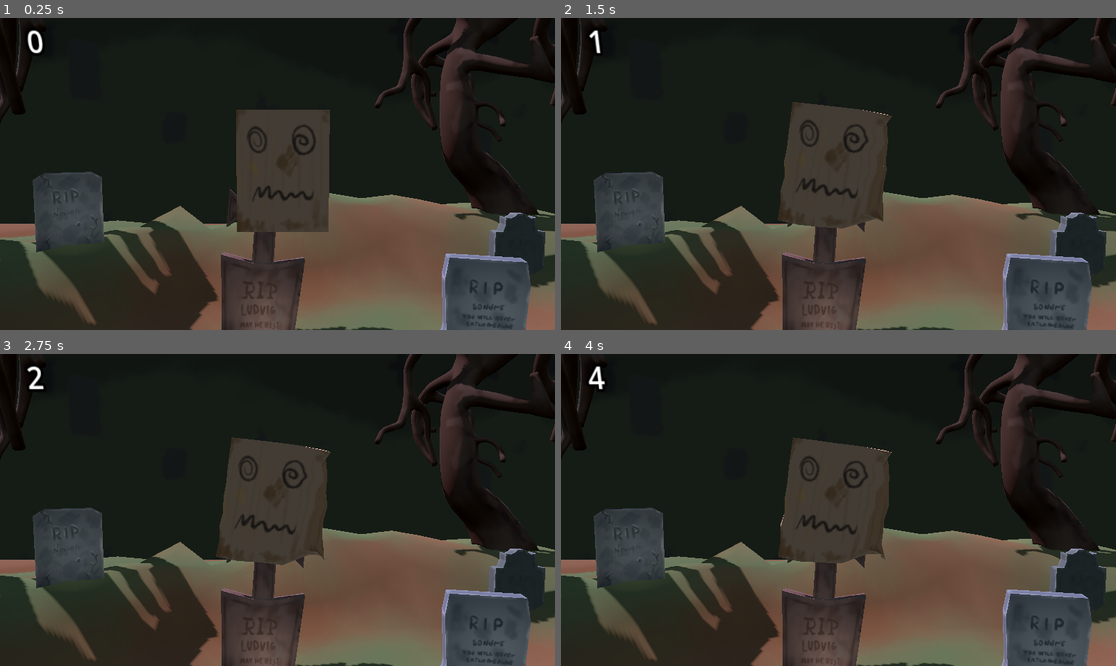
Above: before the commit, frames 1-4 (two rows, left to right).
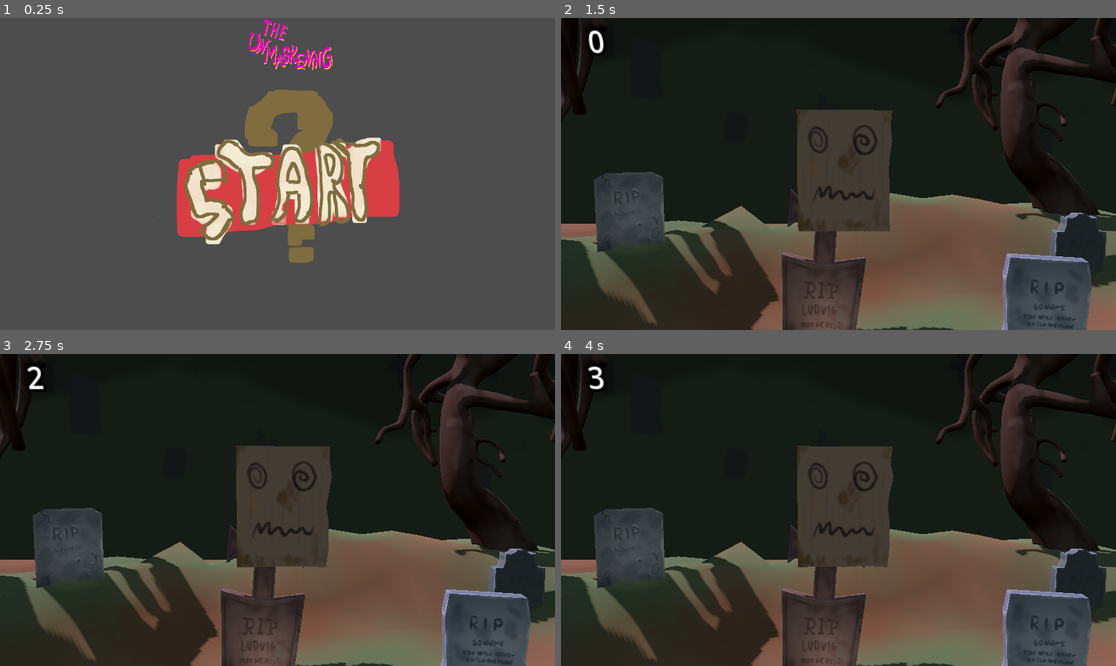
Above: after the commit, the same moments.

Repository: LudvigRisan/ScoobyDone
Game: Godot game, scene res://MainMenu/MainMenu.tscn
Same seed, same stepped clock (60 frames per second), same inputs: the game is played once before the commit and once after it. Before the commit the project starts from res://GameScenes/Bagger.tscn.
Inputs (mouse positions are in pixels of both pictures, inside the frame that each line leads up to):
- Up to frame 1 (0.25 s): no input
- Up to frame 2 (1.5 s): click (838, 205) at 0.52 s; tap Enter (ui_accept) at 1.25 s; move the mouse to (960, 158) at 1.27 s; click (960, 158) at 1.42 s
- Up to frame 3 (2.75 s): tap Enter (ui_accept) at 1.52 s; drag from (166, 525) to (249, 572) at 2.02 s
- Up to frame 4 (4 s): move the mouse to (894, 441) at 2.77 s; click (894, 441) at 2.92 s; tap Enter (ui_accept) at 3.5 s; drag from (810, 572) to (672, 463) at 3.52 s

The runs differ from the first frame. In frame 1, 91% of the frame differs, in the area x 0-100%, y 0-100%; in frame 2, 2.2%; in frame 3, 2.0%; in frame 4, 2.2%.

Commit message:
Start on menu

Diff:
--- a/project.godot
+++ b/project.godot
@@ -11,7 +11,7 @@
 [application]
 
 config/name="ScoobyDone"
-run/main_scene="uid://ccrgbmkvnm3c8"
+run/main_scene="uid://rka2y5opv5oq"
 config/features=PackedStringArray("4.6")
 config/icon="res://assets/icon.svg"
 
